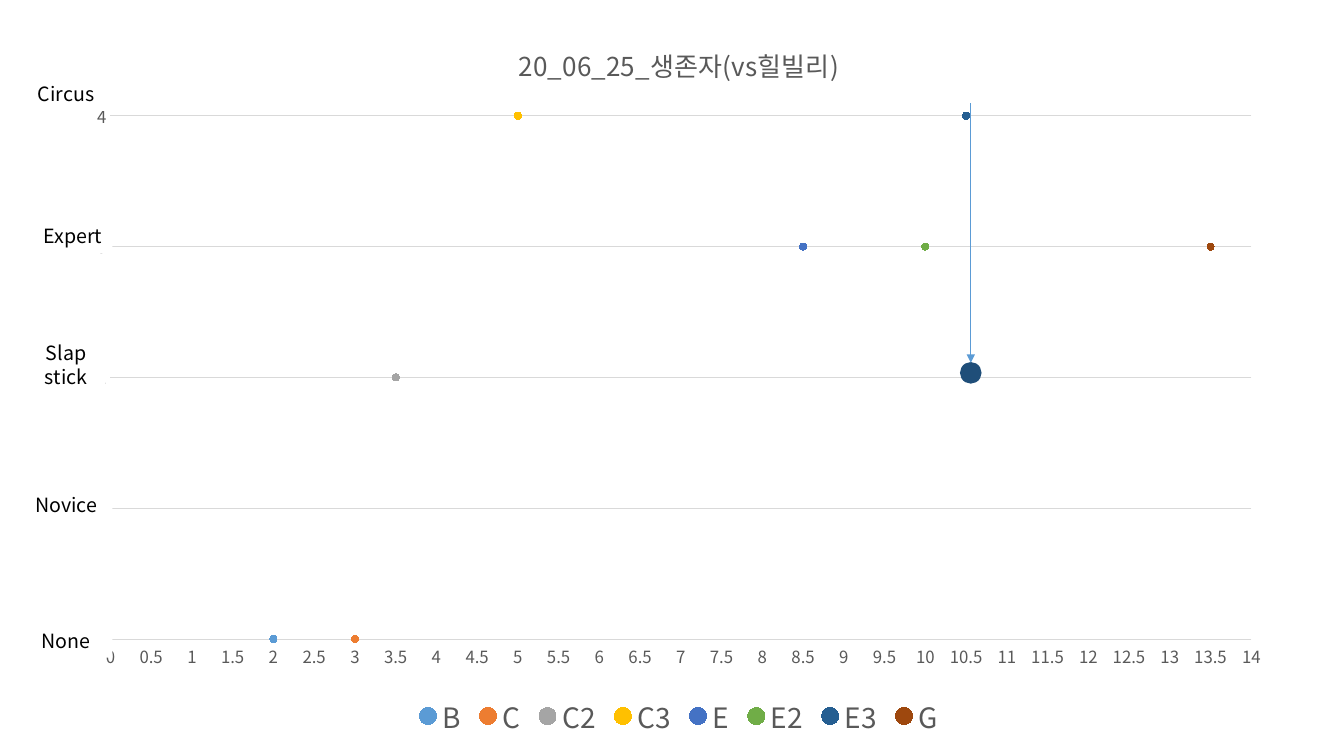
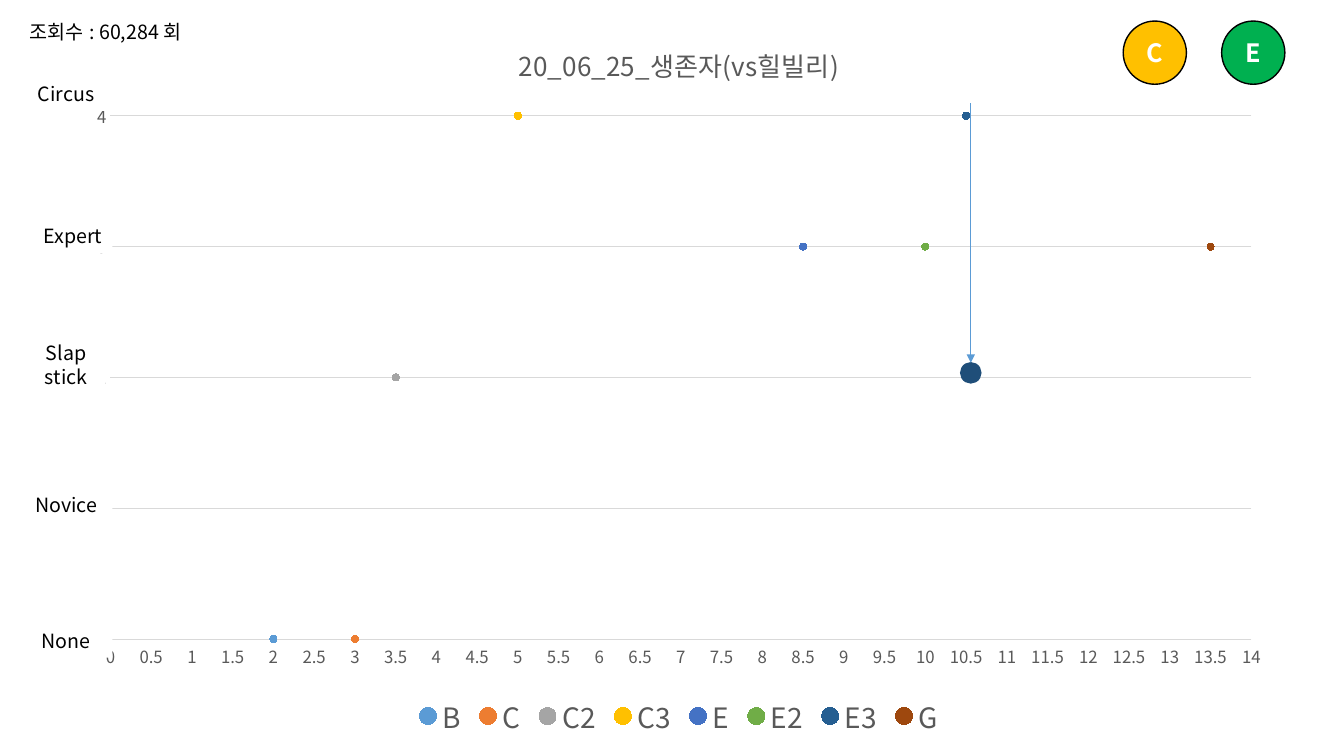
Before and after one commit to Bumizi/Thesis, a slide deck: slide 7 of DBD 분석/맵 분석/3. 콜드윈드 농장(★)/3. 썩은 들판(★)/영상분석자료/탄착군 분석/탄착군_종합분석.pptx. Drawn at 1344x756 pixels with LibreOffice and Linux fonts; fonts in the diff are those of the drawing. Boxes give left, top, right and bottom in pixels: in the first picture for what was removed or moved away, otherwise in the second. Text is boxed around its words. In the diff, an @@ line names an element or a change of style, - is before the commit and + after.

```diff
--- a/DBD 분석/맵 분석/3. 콜드윈드 농장(★)/3. 썩은 들판(★)/영상분석자료/탄착군 분석/탄착군_종합분석.pptx
+++ b/DBD 분석/맵 분석/3. 콜드윈드 농장(★)/3. 썩은 들판(★)/영상분석자료/탄착군 분석/탄착군_종합분석.pptx
@@ text added at [30,22,182,43], 14 pt, text #000000 @@
+조회수 : 60,284 회
@@ ellipse added at [1123,21,1187,85], fill #FFC000, outline #000000 1 pt, 18 pt, text #FFFFFF, bold @@
+C
@@ ellipse added at [1222,21,1286,85], fill #00B050, outline #000000 1 pt, 18 pt, text #FFFFFF, bold @@
+E
```
Also in this commit, not shown: 10 other slides changed, 3 other files.
